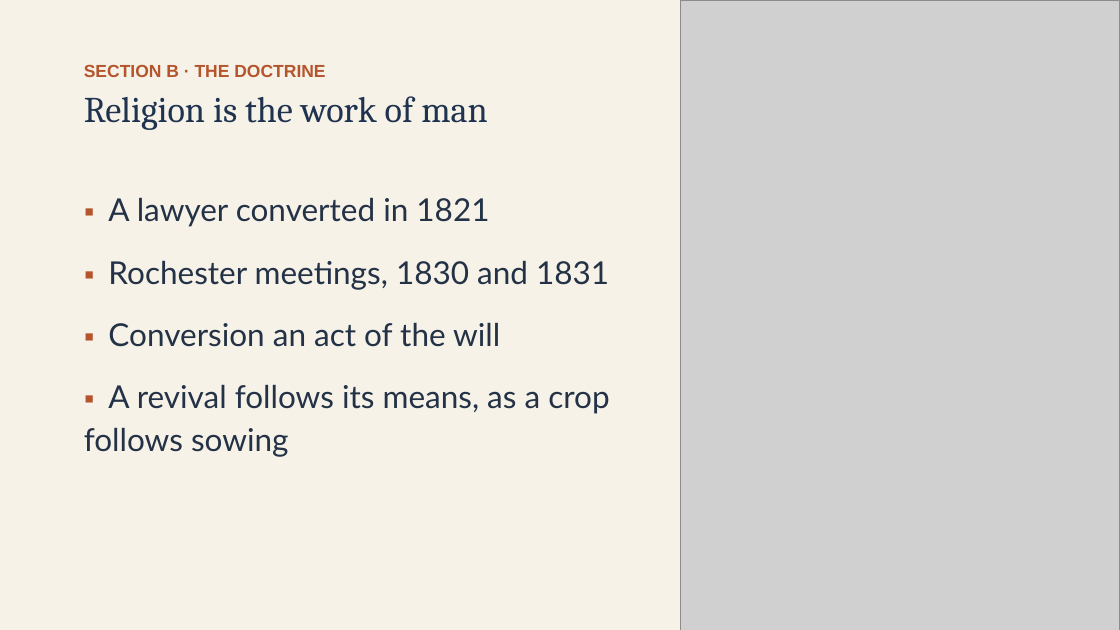
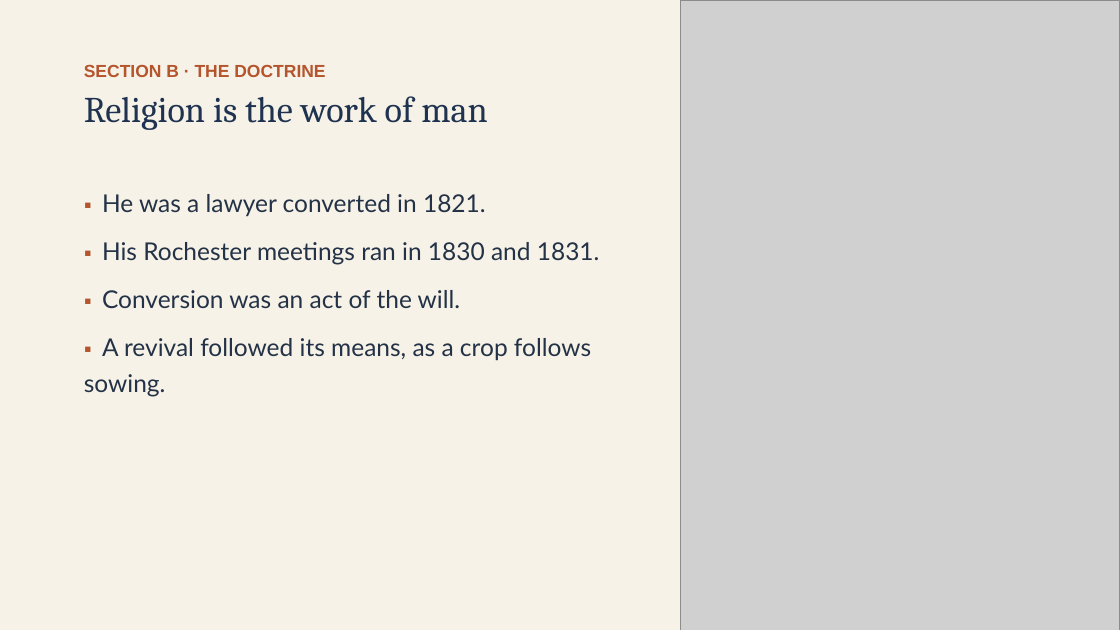
Before and after one commit to ab17gthb/humanities-curriculum-group, a slide deck: slide 8 of jackson-reform/lesson-06/lesson-06-slides.pptx. Drawn at 1120x630 pixels with LibreOffice and Linux fonts; fonts in the diff are those of the drawing; grey boxes stand for pictures. Boxes give left, top, right and bottom in pixels: in the first picture for what was removed or moved away, otherwise in the second. Text is boxed around its words. In the diff, an @@ line names an element or a change of style, - is before the commit and + after.

Commit message:
Rollout: JR L6 reworked and live (Revival and Reform)

```diff
--- a/jackson-reform/lesson-06/lesson-06-slides.pptx
+++ b/jackson-reform/lesson-06/lesson-06-slides.pptx
@@ text at [84,194,600,397]: text changed; size 27 to 21 pt @@
-▪ A lawyer converted in 1821
-▪ Rochester meetings, 1830 and 1831
-▪ Conversion an act of the will
-▪ A revival follows its means, as a crop follows sowing
+▪ He was a lawyer converted in 1821.
+▪ His Rochester meetings ran in 1830 and 1831.
+▪ Conversion was an act of the will.
+▪ A revival followed its means, as a crop follows sowing.
```
Also in this commit, not shown: 12 other slides changed, 6 other files.
